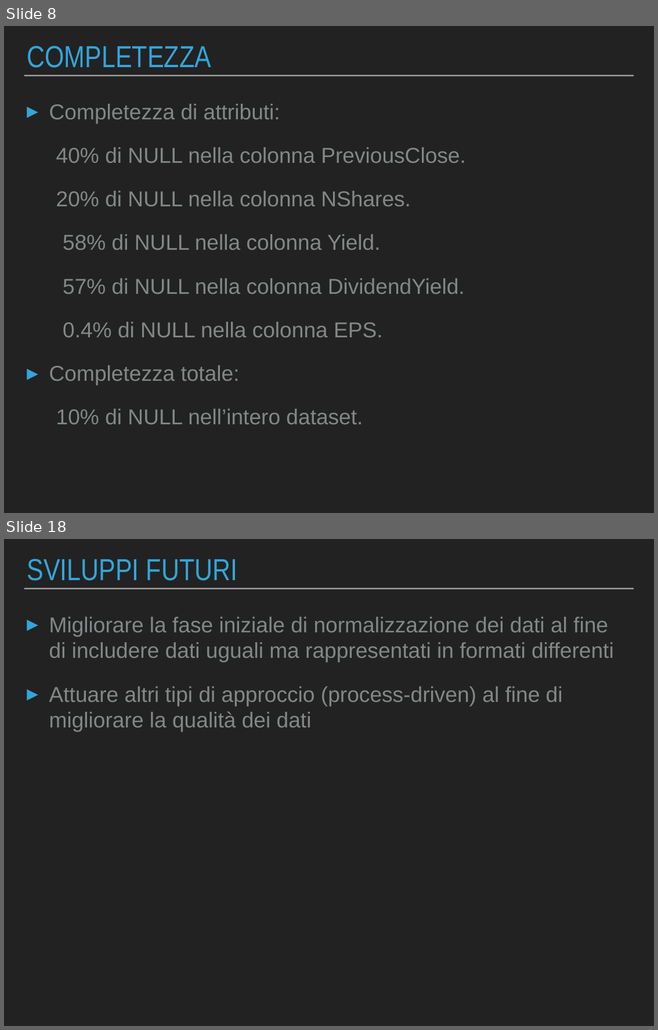
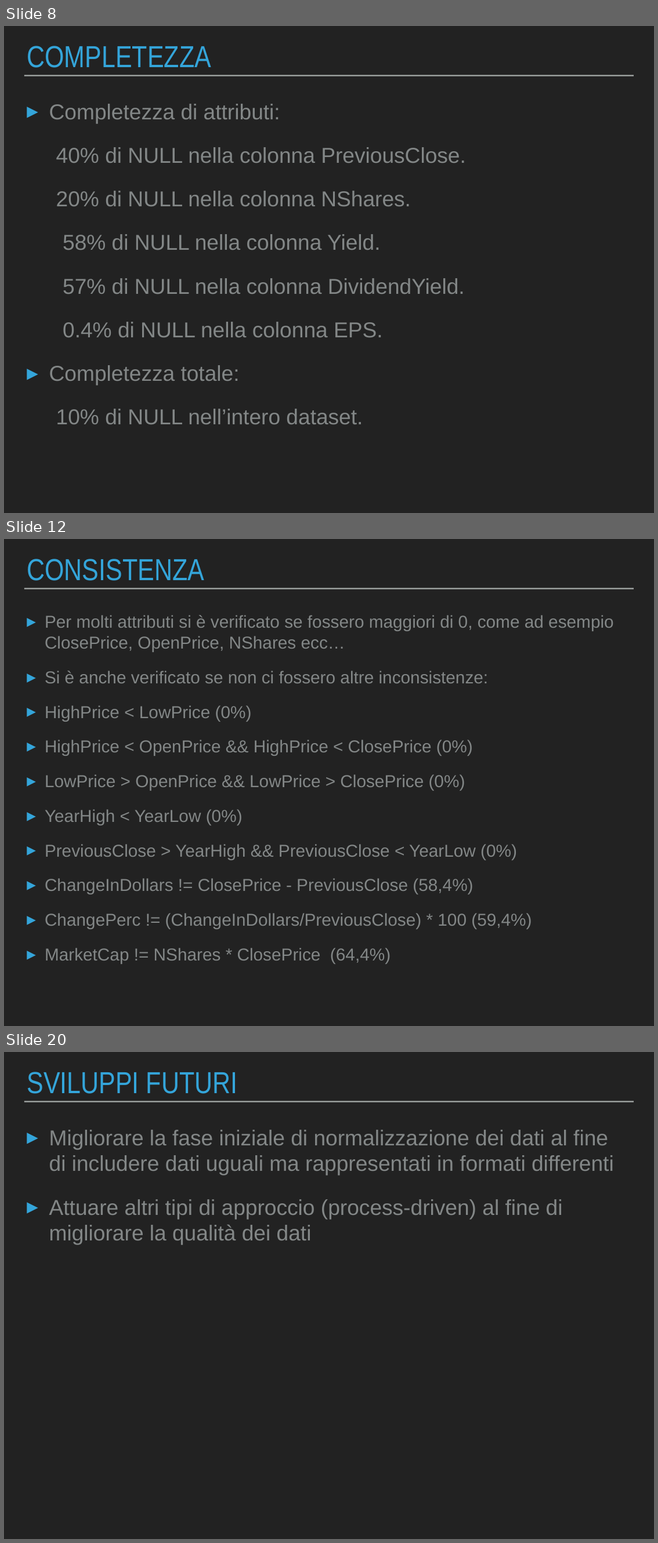
Before and after one commit to Beltra97/Unimib_ArchitettureDati, a slide deck: PresentazionePowerPoint.pptx. Shown one above the other, each under a label of ours: slides 8 and 18 before the commit, slides 8, 12 and 20 after it; the slides between them are not shown. The pictures are 658x1030 and 658x1543 pixels, drawn with LibreOffice and Linux fonts; fonts in the diff are those of the drawing. Boxes give left, top, right and bottom in pixels: in the first picture for what was removed or moved away, otherwise in the second. Text is boxed around its words. In the diff, an @@ line names an element or a change of style, - is before the commit and + after.

Commit message:
Aggiunta consistenza ChangeInDollars, ChangePerc e slide.

```diff
--- a/PresentazionePowerPoint.pptx
+++ b/PresentazionePowerPoint.pptx
@@ slide 12 added at box(4, 539, 654, 1026), background #222222; not listed: 1 template element that a slide beside it also shows @@
@@ title added at box(27, 559, 204, 581), 48 pt, text #34A5DA @@
+CONSISTENZA
@@ text added at box(45, 615, 614, 964), 27.2 pt, text #838787 @@
+▸ Per molti attributi si è verificato se fossero maggiori di 0, come ad esempio ClosePrice, OpenPrice, NShares ecc…
+▸ Si è anche verificato se non ci fossero altre inconsistenze:
+▸ HighPrice < LowPrice (0%)
+▸ HighPrice < OpenPrice && HighPrice < ClosePrice (0%)
+▸ LowPrice > OpenPrice && LowPrice > ClosePrice (0%)
+▸ YearHigh < YearLow (0%)
+▸ PreviousClose > YearHigh && PreviousClose < YearLow (0%)
+▸ ChangeInDollars != ClosePrice - PreviousClose (58,4%)
+▸ ChangePerc != (ChangeInDollars/PreviousClose) * 100 (59,4%)
+▸ MarketCap != NShares * ClosePrice (64,4%)
@@ what was slide 18 is now slide 20 @@
```
Also in this commit, not shown: 13 slides changed, 1 other slide added, 2 other files.
